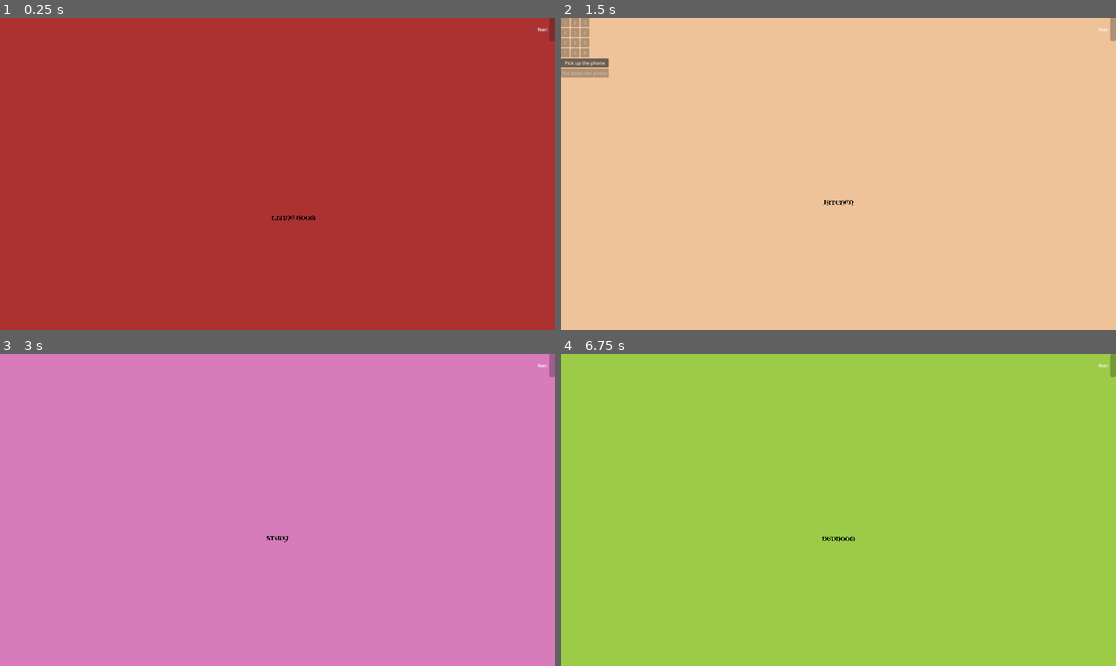
Above: before the commit, frames 1-4 (two rows, left to right).
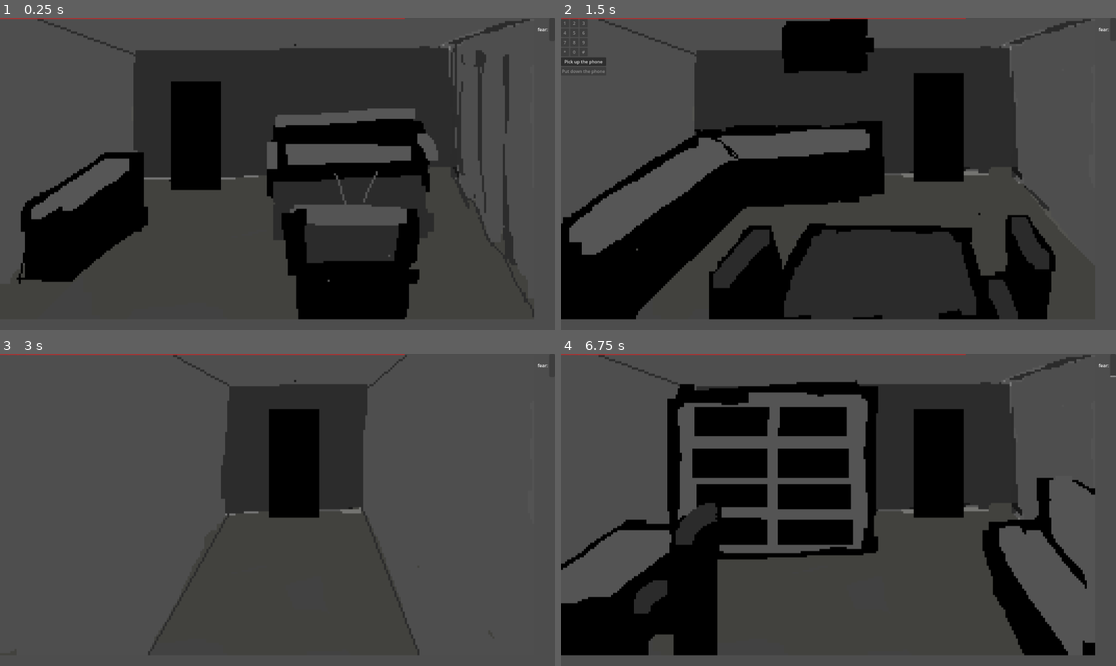
Above: after the commit, the same moments.

Repository: HypotheticalWhale/gamejai-0
Game: Godot game, scene res://Main.tscn
The game is run twice, just before and just after one commit, with the same random seed, the same clock (stepped at 60 frames per second) and the same inputs.
Inputs (mouse positions are in pixels of both pictures, inside the frame that each line leads up to):
- Up to frame 1 (0.25 s): no input
- Up to frame 2 (1.5 s): tap Enter at 0.5 s; move the mouse to (699, 86) at 0.52 s; hold Up (ui_up) 0.53-1.25 s; click (699, 86) at 0.67 s; click "Pick up the phone" at 1.25 s
- Up to frame 3 (3 s): tap Space at 2 s; move the mouse to (177, 422) at 2.02 s; click (177, 422) at 2.17 s; tap Enter at 2.75 s; move the mouse to (210, 422) at 2.77 s; hold Up (ui_up) from 2.78 s (still down); click (210, 422) at 2.92 s
- Up to frame 4 (6.75 s): tap Space at 3.5, 5 s; move the mouse to (699, 460) at 3.52 s; click (699, 460) at 3.67 s; tap Enter at 4.25 s; move the mouse to (738, 460) at 4.27 s; release Up (ui_up) at 4.28 s; click (738, 460) at 4.42 s; move the mouse to (771, 460) at 5.02 s; click (771, 460) at 5.17 s; move the mouse to (699, 497) at 5.77 s; click (699, 497) at 5.92 s; move the mouse to (771, 497) at 6.52 s; hold Up (ui_up) from 6.53 s (still down); click (771, 497) at 6.67 s

The runs differ from the first frame. In frame 1, 100% of the frame differs, in the area x 0-100%, y 0-100%; in frame 2, 100%; in frame 3, 100%; in frame 4, 100%.

Commit message:
working main

Diff:
--- a/Globals.gd
+++ b/Globals.gd
@@ -1,10 +1,12 @@
 extends Node
 
 var location_map = {
-	Vector2(0,0) : {"scene": "res://Scenes/LivingRoom.tscn", "texture": "res://Screens/Screen.png"},
+	Vector2(0,0) : {"scene": "res://Scenes/Livingroom.tscn", "texture": "res://Screens/Screen.png"},
 	Vector2(0,1) : {"scene": "res://Scenes/Kitchen.tscn", "texture": "res://Screens/Screen1.png"},
-	Vector2(0,2) : {"scene": "res://Scenes/Study.tscn", "texture": "res://Screens/Screen2.png"},
-	Vector2(0,3) : {"scene": "res://Scenes/Bedroom.tscn", "texture": "res://Screens/Screen2.png"},
+	Vector2(0,2) : {"scene": "res://Scenes/Corridor.tscn", "texture": "res://Screens/Screen2.png"},
+	Vector2(0,3) : {"scene": "res://Scenes/Study.tscn", "texture": "res://Screens/Screen2.png"},
+	Vector2(0,4) : {"scene": "res://Scenes/Bedroom.tscn", "texture": "res://Screens/Screen2.png"},
+	Vector2(0,5) : {"scene": "res://Scenes/Corridor.tscn", "texture": "res://Screens/Screen2.png"},
 }
 
 var fear = 0
--- a/Main.gd
+++ b/Main.gd
@@ -6,20 +6,31 @@
 var first_stage = true
 var player_has_key = true
 @onready var fear_timer: Timer = %FearTimer
-var stage: int = 1  # Start at Stage 1
+var stage: int = 3  # Start at Stage 1
+var basefeat = {
+	3 : 0,
+	2 : 20,
+	1 : 30
+}
 
 func move(direction:String):
-	Globals.fear = 0
 	var offset = get_vector(direction)
 	var new_pos = current_position + offset
 	# Wrap the position using mod 4
-	new_pos.x = int(new_pos.x) % 4
-	new_pos.y = int(new_pos.y) % 4
+	new_pos.x = int(new_pos.x) % 6
+	new_pos.y = int(new_pos.y) % 6
+
+	if new_pos == Vector2(0,0):
+		fear_timer.wait_time = stage
+		Globals.fear = basefeat[stage]
+		%FearMeter.value = basefeat[stage]
+
 	if player_has_key:
 		first_stage = false
 		fear_timer.stop()
 		fear_timer.start()
-	if first_stage and new_pos == Vector2(0,3):
+
+	if first_stage and new_pos == Vector2(0,4):
 		print("No room here")
 		return
 
--- a/Main.tscn
+++ b/Main.tscn
@@ -143,6 +143,11 @@
 
 [node name="FearTimer" type="Timer" parent="."]
 unique_name_in_owner = true
+wait_time = 3.0
+
+[node name="Camera2D" type="Camera2D" parent="."]
+position = Vector2(1011, 565)
+zoom = Vector2(0.95, 0.95)
 
 [connection signal="pressed" from="ScrambledPicture/ExitPicture" to="." method="_on_exit_picture_pressed"]
 [connection signal="timeout" from="FearTimer" to="." method="_on_fear_timer_timeout"]
--- a/Scenes/BaseScreen.tscn
+++ b/Scenes/BaseScreen.tscn
@@ -1,7 +1,14 @@
 [gd_scene format=3 uid="uid://bb8uui4bjtad0"]
 
-[node name="Screen" type="Node2D"]
+[node name="Screen" type="Control"]
+layout_mode = 3
+anchors_preset = 0
 
 [node name="TextureRect" type="TextureRect" parent="."]
-offset_right = 40.0
-offset_bottom = 40.0
+layout_mode = 1
+anchors_preset = 15
+anchor_right = 1.0
+anchor_bottom = 1.0
+grow_horizontal = 2
+grow_vertical = 2
+scale = Vector2(0.95, 0.95)
--- a/Scenes/Bedroom.tscn
+++ b/Scenes/Bedroom.tscn
@@ -1,9 +1,11 @@
 [gd_scene load_steps=3 format=3 uid="uid://d0htj0beihwht"]
 
 [ext_resource type="PackedScene" uid="uid://bb8uui4bjtad0" path="res://Scenes/BaseScreen.tscn" id="1_qd8ot"]
-[ext_resource type="Texture2D" uid="uid://38lrhgccoodt" path="res://Screens/Bedroom.png" id="2_qd8ot"]
+[ext_resource type="Texture2D" uid="uid://1v52hf0obwsf" path="res://Assets/Bedroom.png" id="2_qd8ot"]
 
-[node name="Screen" instance=ExtResource("1_qd8ot")]
+[node name="Screen2" instance=ExtResource("1_qd8ot")]
 
 [node name="TextureRect" parent="." index="0"]
+offset_right = 2048.0
+offset_bottom = 1152.0
 texture = ExtResource("2_qd8ot")
--- /dev/null
+++ b/Scenes/Corridor.tscn
@@ -0,0 +1,11 @@
+[gd_scene load_steps=3 format=3 uid="uid://djcaaf2q6ihgg"]
+
+[ext_resource type="PackedScene" uid="uid://bb8uui4bjtad0" path="res://Scenes/BaseScreen.tscn" id="1_jhtxk"]
+[ext_resource type="Texture2D" uid="uid://cn25hmovjknns" path="res://Assets/Corridor.png" id="2_we05l"]
+
+[node name="Screen2" instance=ExtResource("1_jhtxk")]
+
+[node name="TextureRect" parent="." index="0"]
+offset_right = 2048.0
+offset_bottom = 1152.0
+texture = ExtResource("2_we05l")
--- a/Scenes/Kitchen.gd
+++ b/Scenes/Kitchen.gd
@@ -1,4 +1,4 @@
-extends Node2D
+extends Control
 
 const INPUTS_PER_SET := 3
 const TOTAL_SETS := 3
--- a/Scenes/Kitchen.tscn
+++ b/Scenes/Kitchen.tscn
@@ -1,16 +1,19 @@
 [gd_scene load_steps=4 format=3 uid="uid://be7o6ifqab0i6"]
 
 [ext_resource type="PackedScene" uid="uid://bb8uui4bjtad0" path="res://Scenes/BaseScreen.tscn" id="1_q5vih"]
-[ext_resource type="Script" path="res://Scenes/Kitchen.gd" id="2_pbq7o"]
-[ext_resource type="Texture2D" uid="uid://bej7lovkwkive" path="res://Screens/Kitchen.png" id="2_t2sl4"]
+[ext_resource type="Script" uid="uid://d0pt3512k3tgc" path="res://Scenes/Kitchen.gd" id="2_pbq7o"]
+[ext_resource type="Texture2D" uid="uid://c1i7rvcvdimw4" path="res://Assets/Kitchen.png" id="3_t2sl4"]
 
 [node name="Screen" instance=ExtResource("1_q5vih")]
 script = ExtResource("2_pbq7o")
 
 [node name="TextureRect" parent="." index="0"]
-texture = ExtResource("2_t2sl4")
+offset_right = 2048.0
+offset_bottom = 1152.0
+texture = ExtResource("3_t2sl4")
 
 [node name="ButtonContainer" type="VBoxContainer" parent="." index="1"]
+layout_mode = 0
 offset_right = 86.0
 offset_bottom = 103.0
 
--- a/Scenes/Livingroom.tscn
+++ b/Scenes/Livingroom.tscn
@@ -1,9 +1,11 @@
 [gd_scene load_steps=3 format=3 uid="uid://vp347x5qxpas"]
 
 [ext_resource type="PackedScene" uid="uid://bb8uui4bjtad0" path="res://Scenes/BaseScreen.tscn" id="1_nttdi"]
-[ext_resource type="Texture2D" uid="uid://lpb6u2ihbfbc" path="res://Screens/Livingroom.png" id="2_c4cuy"]
+[ext_resource type="Texture2D" uid="uid://bkca46gelv1by" path="res://Assets/Living room.png" id="2_nttdi"]
 
 [node name="Screen" instance=ExtResource("1_nttdi")]
 
 [node name="TextureRect" parent="." index="0"]
-texture = ExtResource("2_c4cuy")
+offset_right = 2048.0
+offset_bottom = 1152.0
+texture = ExtResource("2_nttdi")
--- a/Scenes/Study.tscn
+++ b/Scenes/Study.tscn
@@ -1,9 +1,11 @@
 [gd_scene load_steps=3 format=3 uid="uid://vs3s0r8o62yu"]
 
 [ext_resource type="PackedScene" uid="uid://bb8uui4bjtad0" path="res://Scenes/BaseScreen.tscn" id="1_36v2t"]
-[ext_resource type="Texture2D" uid="uid://csipulnycn8f" path="res://Screens/Study.png" id="2_inx7g"]
+[ext_resource type="Texture2D" uid="uid://dc1fatwe0x55g" path="res://Assets/Study.png" id="2_36v2t"]
 
 [node name="Screen" instance=ExtResource("1_36v2t")]
 
 [node name="TextureRect" parent="." index="0"]
-texture = ExtResource("2_inx7g")
+offset_right = 2048.0
+offset_bottom = 1152.0
+texture = ExtResource("2_36v2t")
Binary file added: Assets/Bedroom.png
Binary file added: Assets/Corridor.png
Not shown, added: Assets/Corridor.png.import
Binary file added: Assets/Kitchen.png
Not shown, added: Assets/Kitchen.png.import
Binary file added: Assets/Living room.png
Not shown, added: Assets/Living room.png.import
Binary file added: Assets/Study.png
Not shown, added: Assets/Study.png.import
Not shown, added: Assets/bedroom.png.import
Not shown, added: .DS_Store
Not shown, added: Assets/.DS_Store
